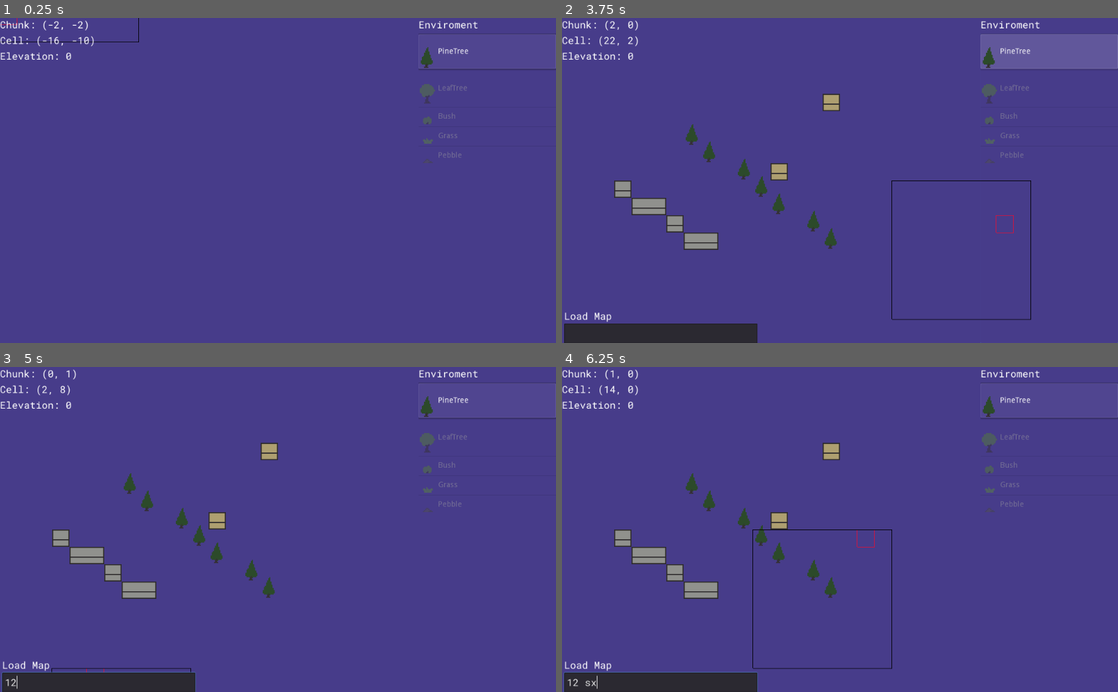
Above: before the commit, frames 1-4 (two rows, left to right).
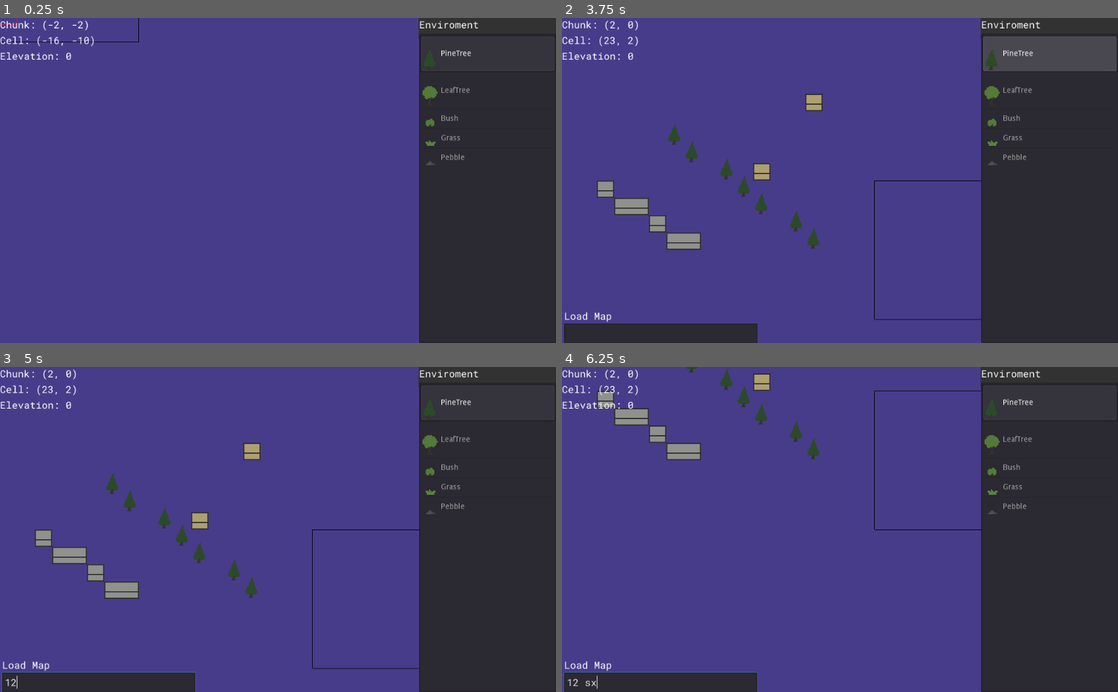
Above: after the commit, the same moments.

Repository: Boyquotes/Tile-Game
Game: Godot game, scene res://DevTools/MapEditor/MapEditor.tscn
The game is run twice, just before and just after one commit, with the same random seed, the same clock (stepped at 60 frames per second) and the same inputs. The project has no main scene, so this scene is started directly.
Inputs (mouse positions are in pixels of both pictures, inside the frame that each line leads up to):
- Up to frame 1 (0.25 s): no input
- Up to frame 2 (3.75 s): tap Enter at 0.5, 3.5 s; move the mouse to (962, 164) at 0.52 s; hold D (Right) 0.53-1.25 s; tap E (E) at 0.6, 2.3 s; click (962, 164) at 0.67 s; tap X (X) at 0.8 s; drag from (728, 196) to (812, 245) at 1.27 s; tap Space at 2 s; move the mouse to (895, 109) at 2.02 s; hold D (Right) 2.03-2.75 s; tap Z (Z) at 2.1 s; click (895, 109) at 2.17 s; drag from (812, 245) to (673, 131) at 2.77 s; move the mouse to (1006, 229) at 3.52 s; hold A (Left) from 3.53 s (still down); tap Alt (LAlt) at 3.6 s; click (1006, 229) at 3.67 s
- Up to frame 3 (5 s): tap Z (Z) at 3.8 s; release A (Left) at 4.25 s; click (100, 682) at 4.27 s; type "12" at 4.35 s
- Up to frame 4 (6.25 s): tap Space at 5 s; drag from (673, 480) to (756, 448) at 5.02 s; tap Enter at 5.75 s; move the mouse to (867, 529) at 5.77 s; hold S (Down) from 5.78 s (still down); hold Shift (LShift) from 5.78 s (still down); click (867, 529) at 5.92 s; tap X (X) at 6.05 s

The runs differ from the first frame. In frame 1, 25% of the frame differs, in the area x 75-100%, y 0-100%; in frame 2, 28%; in frame 3, 28%; in frame 4, 28%, in the area x 6-100%, y 0-100%.

Commit message:
MapEditor GUI

Diff:
--- a/DevTools/MapEditor/Cam/Cam.gd
+++ b/DevTools/MapEditor/Cam/Cam.gd
@@ -37,8 +37,7 @@
 
 
 func _process(delta:float) -> void:
-	if not inputActive:
-		return
+	if not inputActive: return
 
 	if cooldown > 0:
 		cooldown -= delta
@@ -55,6 +54,8 @@
 
 
 func _input(event: InputEvent) -> void:
+	if not inputActive: return
+
 	if event is InputEventMouseButton:
 		if event.button_index == BUTTON_WHEEL_UP:
 			zoom_camera(-ZOOM_VALUE)
--- a/DevTools/MapEditor/MapEditor.tscn
+++ b/DevTools/MapEditor/MapEditor.tscn
@@ -1,11 +1,9 @@
-[gd_scene load_steps=6 format=2]
+[gd_scene load_steps=5 format=2]
 
 [ext_resource path="res://DevTools/MapEditor/MapEditor.gd" type="Script" id=1]
 [ext_resource path="res://DevTools/MapEditor/Cam/Cam.gd" type="Script" id=2]
 [ext_resource path="res://Scenes/SimulationManager/MapManager/MapManager.tscn" type="PackedScene" id=3]
 [ext_resource path="res://Resources/Themes/MapEditor.tres" type="Theme" id=5]
-
-[sub_resource type="StyleBoxEmpty" id=1]
 
 [node name="MapEditor" type="Node2D"]
 z_index = 10
@@ -22,6 +20,8 @@
 [node name="Control" type="Control" parent="UICanvas"]
 anchor_right = 1.0
 anchor_bottom = 1.0
+margin_right = 1.0
+mouse_filter = 1
 
 [node name="GridContainer" type="GridContainer" parent="UICanvas/Control"]
 anchor_right = 1.0
@@ -29,13 +29,13 @@
 columns = 4
 
 [node name="PosInfo" type="VBoxContainer" parent="UICanvas/Control/GridContainer"]
-margin_right = 253.0
+margin_right = 254.0
 margin_bottom = 600.0
 size_flags_horizontal = 3
 size_flags_vertical = 3
 
 [node name="Chunk" type="RichTextLabel" parent="UICanvas/Control/GridContainer/PosInfo"]
-margin_right = 253.0
+margin_right = 254.0
 margin_bottom = 25.0
 size_flags_horizontal = 3
 theme = ExtResource( 5 )
@@ -46,7 +46,7 @@
 
 [node name="Cell" type="RichTextLabel" parent="UICanvas/Control/GridContainer/PosInfo"]
 margin_top = 29.0
-margin_right = 253.0
+margin_right = 254.0
 margin_bottom = 54.0
 size_flags_horizontal = 3
 theme = ExtResource( 5 )
@@ -57,7 +57,7 @@
 
 [node name="Elevation" type="RichTextLabel" parent="UICanvas/Control/GridContainer/PosInfo"]
 margin_top = 58.0
-margin_right = 253.0
+margin_right = 254.0
 margin_bottom = 83.0
 size_flags_horizontal = 3
 theme = ExtResource( 5 )
@@ -67,22 +67,22 @@
 deselect_on_focus_loss_enabled = false
 
 [node name="null" type="VBoxContainer" parent="UICanvas/Control/GridContainer"]
-margin_left = 257.0
-margin_right = 510.0
+margin_left = 258.0
+margin_right = 511.0
 margin_bottom = 600.0
 size_flags_horizontal = 3
 size_flags_vertical = 3
 
 [node name="null2" type="VBoxContainer" parent="UICanvas/Control/GridContainer"]
-margin_left = 514.0
-margin_right = 767.0
+margin_left = 515.0
+margin_right = 768.0
 margin_bottom = 600.0
 size_flags_horizontal = 3
 size_flags_vertical = 3
 
 [node name="TileScroll" type="VBoxContainer" parent="UICanvas/Control/GridContainer"]
-margin_left = 771.0
-margin_right = 1024.0
+margin_left = 772.0
+margin_right = 1025.0
 margin_bottom = 600.0
 size_flags_horizontal = 3
 size_flags_vertical = 3
@@ -90,17 +90,27 @@
 [node name="TMName" type="RichTextLabel" parent="UICanvas/Control/GridContainer/TileScroll"]
 margin_right = 253.0
 margin_bottom = 25.0
+mouse_filter = 1
 theme = ExtResource( 5 )
 text = "Enviroment"
 fit_content_height = true
+
+[node name="CanvasLayer" type="CanvasLayer" parent="UICanvas/Control/GridContainer/TileScroll/TMName"]
+layer = 0
+
+[node name="ColorRect" type="ColorRect" parent="UICanvas/Control/GridContainer/TileScroll/TMName/CanvasLayer"]
+margin_left = 771.0
+margin_right = 1024.0
+margin_bottom = 38.0
+color = Color( 0.2, 0.2, 0.2, 1 )
 
 [node name="ItemList" type="ItemList" parent="UICanvas/Control/GridContainer/TileScroll"]
 margin_top = 29.0
 margin_right = 253.0
 margin_bottom = 600.0
+mouse_filter = 1
 size_flags_horizontal = 3
 size_flags_vertical = 3
-custom_styles/bg = SubResource( 1 )
 icon_scale = 2.0
 
 [node name="SaveEdit" type="LineEdit" parent="UICanvas/Control"]
@@ -149,6 +159,8 @@
 
 [node name="MapManager" parent="." instance=ExtResource( 3 )]
 
+[connection signal="mouse_entered" from="UICanvas/Control/GridContainer/TileScroll" to="." method="_on_TileScroll_mouse_entered"]
+[connection signal="mouse_exited" from="UICanvas/Control/GridContainer/TileScroll" to="." method="_on_TileScroll_mouse_exited"]
 [connection signal="text_entered" from="UICanvas/Control/SaveEdit" to="." method="_on_SaveEdit_text_entered"]
 [connection signal="text_entered" from="UICanvas/Control/LoadEdit" to="." method="_on_LoadEdit_text_entered"]
 
--- a/DevTools/MapEditor/MapEditorInput.gd
+++ b/DevTools/MapEditor/MapEditorInput.gd
@@ -27,6 +27,7 @@
 }
 
 var inputActive:bool = true
+var UIZone: bool = false
 
 ### ----------------------------------------------------
 # FUNCTIONS
@@ -35,16 +36,16 @@
 func _input(event: InputEvent) -> void:
 	if not inputActive: return
 
+	saveInput(event)
+	loadInput(event)
+	if SaveLoad.isSaving or SaveLoad.isLoading: return
+
+	TM_selection_input(event)
+	TL_selection_input(event)
+	if UIZone: return
+
 	update()
 	update_MapManager_chunks()
-
-	saveInput(event)
-	loadInput(event)
-
-	if SaveLoad.isSaving or SaveLoad.isLoading: return
-
-	TM_selection_input(event)
-	TL_selection_input(event)
 
 	set_tile_input(event)
 
@@ -117,10 +118,6 @@
 	if TileSelect.TLIndex > (TileSelect.TileList.get_item_count() - 1): TileSelect.TLIndex = 0
 	if TileSelect.TLIndex < 0: TileSelect.TLIndex = (TileSelect.TileList.get_item_count() - 1)
 
-	for ID in range(TileSelect.TileList.get_item_count()):
-		TileSelect.TileList.set_item_disabled(ID,true)
-
-	TileSelect.TileList.set_item_disabled(TileSelect.TLIndex,false)
 	TileSelect.TileList.select(TileSelect.TLIndex)
 ### ----------------------------------------------------
 
@@ -136,7 +133,12 @@
 
 func set_selected_tile(tileID:int):
 	var tileMap:TileMap = TileSelect.AllTileMaps[TileSelect.TMIndex]
-	var packedPos:Array = [tileMap.world_to_map(get_global_mouse_position()), $Cam.currentElevation]
+	var mousePos:Vector2 = tileMap.world_to_map(get_global_mouse_position())
+	var packedPos:Array = [mousePos, $Cam.currentElevation]
+	var chunkPos:Array = [DATA.Map.GET_CHUNK_ON_POSITION(mousePos), $Cam.currentElevation]
+
+	if not chunkPos in $MapManager.LoadedChunks: return
+
 	var TMName = tileMap.get_name()
 
 	if tileID == -1:
@@ -221,3 +223,17 @@
 	update_MapManager_chunks()
 	$MapManager.refresh_all_chunks()
 ### ----------------------------------------------------
+
+
+### ----------------------------------------------------
+# UI Control
+### ----------------------------------------------------
+func _on_TileScroll_mouse_entered() -> void:
+	UIZone = true
+	$Cam.inputActive = false
+
+
+func _on_TileScroll_mouse_exited() -> void:
+	UIZone = false
+	$Cam.inputActive = true
+### ----------------------------------------------------
